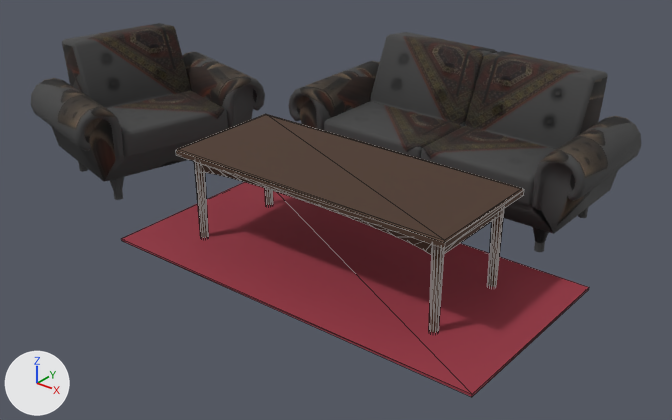
Two versions of the glTF model assets/models/props/Sofa_Group.glb, one commit apart.
Both versions are drawn from a 50 mm camera at (4.0, -4.79, 2.97) aimed at (0.24, -0.09, 0.06). The axes (+X, +Y, +Z) are drawn at lower left. The lights are the same throughout. The older version comes first. Mesh edges are drawn as thin lines on the coarser meshes. Vertices at exactly the same position are counted once.

Names of what the first picture shows: 'Sofa_Cube', 'Sofa_Cube_001', 'Sofa_Cube_002'.
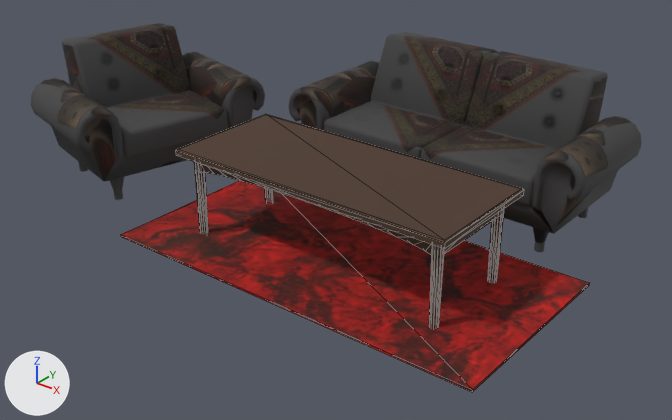
What changed in the scene script:
```text
Add img_461223163:
    img_461223163 = load_image('461223163', '_unpacked/461223163', 512, 512, 'sRGB')
Change mat_carpet:
    remove mat_carpet.base_color = (0.3, 0.03, 0.05)  # red #95303f
    add mat_carpet.texture = img_461223163
Change me_cube_005:
    used by ob_sofa_cube_002; location = (0.0, 0.0, 0.0)
    remove me_cube_005.from_pydata(...)  # 8 vertices, 12 faces; spans x -0.68..2.1, y -1.29..0.1, z 0.0..0.02
    add me_cube_005.from_pydata(...)  # 8 vertices, 12 faces; spans x -0.68..2.1, y -1.29..0.1, z 0.03..0.05
    me_cube_005 part 1: the whole mesh is moved by (0.0, 0.0, 0.03)
```

Where the change shows, as pixel boxes (x1, y1, x2, y2) in the pictures (672 x 420 px):
'Sofa_Cube_002', surface changed, moved: before (121, 182, 589, 397); after (121, 181, 590, 392)
